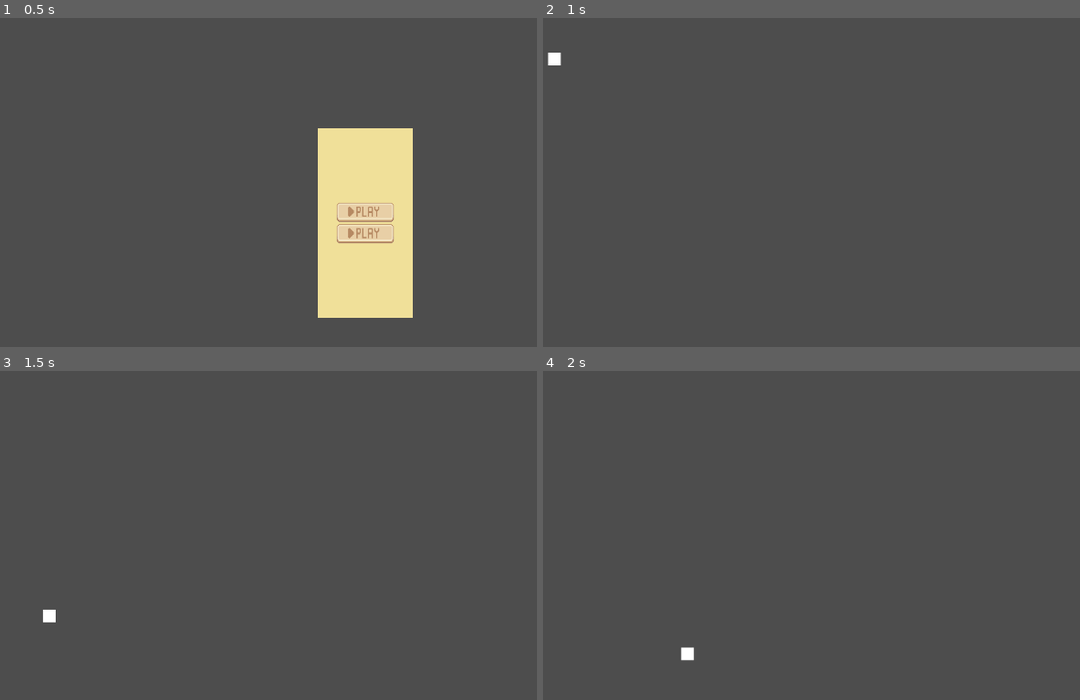
Above: before the commit, frames 1-4 (two rows, left to right).
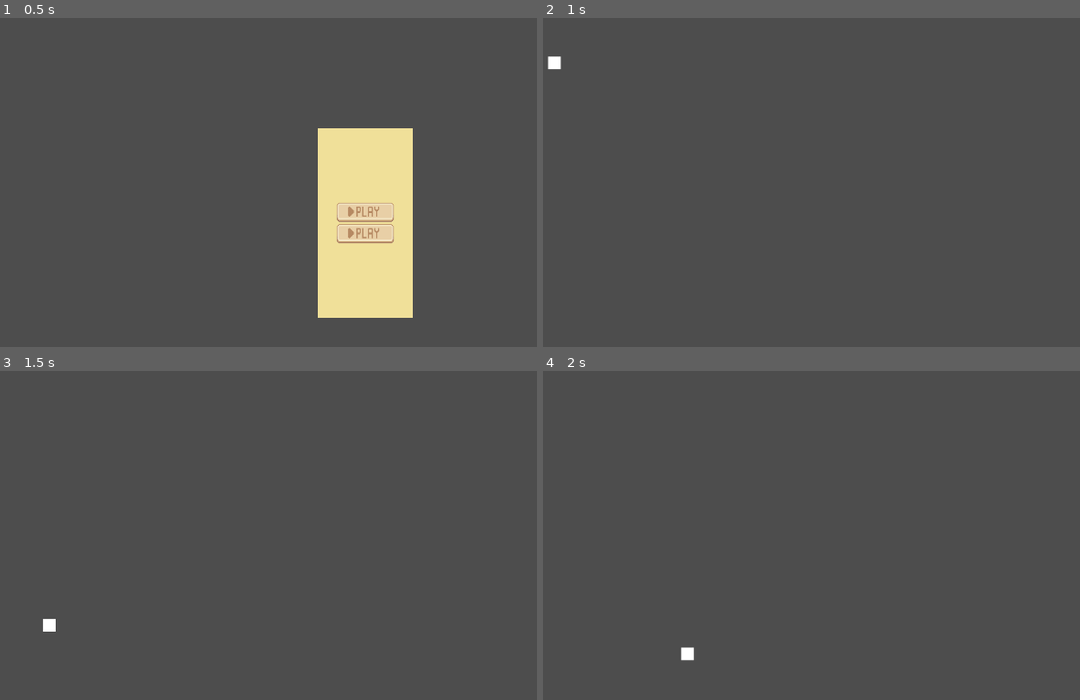
Above: after the commit, the same moments.

Repository: Yeshey/J-M
Game: Godot game, scene res://in_game_ui.tscn
Two runs of this game, one before a commit and one after it. Both use one fixed random seed, a clock stepped at 60 frames per second and the inputs below.
Inputs (mouse positions are in pixels of both pictures, inside the frame that each line leads up to):
- Up to frame 1 (0.5 s): no input
- Up to frame 2 (1 s): click (908, 212) at 0.5 s
- Up to frame 3 (1.5 s): tap Enter (ui_accept) at 1.25, 1.35 s; hold Right (ui_right) from 1.28 s (still down)
- Up to frame 4 (2 s): keep holding Right (ui_right); tap Enter (ui_accept) at 1.52, 1.82 s

Frame 1 is identical in both runs. In frame 2, less than 0.1% of the frame differs, in the area x 0-4%, y 10-16%; in frame 3, 0.1%, in the area x 7-11%, y 72-80%; in frame 4, nothing differs.

Commit message:
weird controls

Diff:
--- a/player___character_body_2d.gd
+++ b/player___character_body_2d.gd
@@ -1,22 +1,23 @@
 extends CharacterBody2D
-
 
 const SPEED = 300.0
 const JUMP_VELOCITY = -400.0
+var gravity = ProjectSettings.get_setting("physics/2d/default_gravity")
 
+func _physics_process(delta):
+	# Add gravity
+	if not is_on_floor():
+		velocity.y += gravity * delta
 
-func _physics_process(delta: float) -> void:
-	# Add the gravity.
-	if not is_on_floor():
-		velocity += get_gravity() * delta
+	# Handle Jump (W or Space)
+	if Input.is_action_just_pressed("ui_accept") or Input.is_key_pressed(KEY_W):
+		if is_on_floor():
+			velocity.y = JUMP_VELOCITY
 
-	# Handle jump.
-	if Input.is_action_just_pressed("ui_accept") and is_on_floor():
-		velocity.y = JUMP_VELOCITY
+	# Get WASD/Arrow input
+	var direction = Input.get_axis("ui_left", "ui_right")
+	# Note: Godot maps A/D and Left/Right to "ui_left/right" by default!
 
-	# Get the input direction and handle the movement/deceleration.
-	# As good practice, you should replace UI actions with custom gameplay actions.
-	var direction := Input.get_axis("ui_left", "ui_right")
 	if direction:
 		velocity.x = direction * SPEED
 	else:
